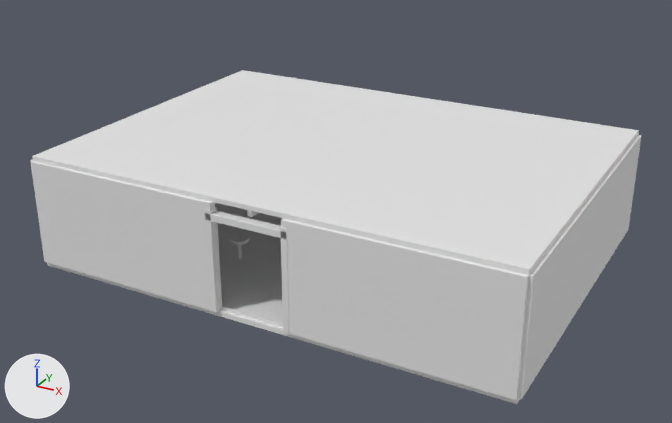
An edit to the Blender file ArtSource/Bar/Blender/Bar3D.blend, drawn before and after from the same camera.
Before and after are seen from a 50 mm camera at (18.5, -34.6, 18.9) aimed at (-0.2, -0.7, 1.9). The axes (+X, +Y, +Z) are drawn at lower left. The lights are the same throughout. The picture after the commit comes second.

Objects in the first picture: 'Ceiling', 'Entrance Left Post', 'Entrance Lintel', 'Entrance Right Post', 'Floor', 'Front Wall', 'Right Wall' and 4 more.
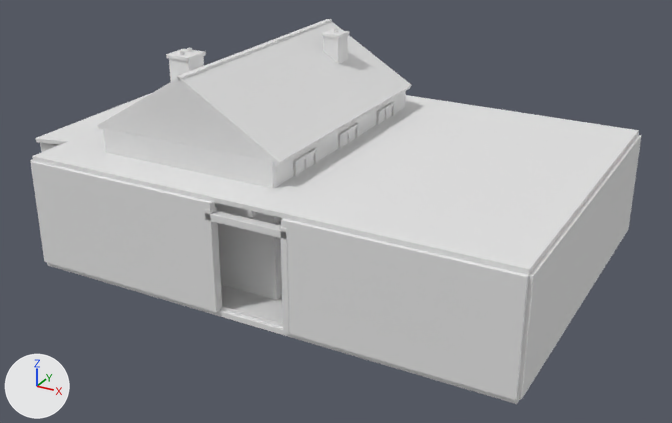
What differs and where, as boxes (x1, y1, x2, y2) in the pictures (672 x 423 px):
'Pub Slate Roof', added
    after: (36, 19, 412, 166)
'Pub Brick Shell', added
    after: (41, 81, 406, 300)
'Pub Brick Chimneys', added
    after: (166, 29, 349, 82)
'Pub Rendered Upper Storey', added
    after: (274, 91, 405, 225)
'Pub Upper Sash Frames', added
    after: (293, 102, 395, 177)
'Pub Upper Windows Warm', added (mostly hidden)
    after: (298, 107, 392, 174)
'Pub Gutters And Downpipes', added (mostly hidden)
    after: (40, 143, 281, 298)
'Pub Upper Window Dark', added (mostly hidden)
    after: (342, 129, 356, 146)
'Pub Chimney Pots', added
    after: (179, 28, 338, 55)

Diff of the bpy script that builds the scene:
```diff
--- a/ArtSource/Bar/Blender/Bar3D.blend.py
+++ b/ArtSource/Bar/Blender/Bar3D.blend.py
@@ ob_pub_gutters_and_downpipes @@
+ob_pub_gutters_and_downpipes = bpy.data.objects.new('Pub Gutters And Downpipes', me_pub_gutters_and_downpipes_mesh)  # 100 vertices, 60 faces; spans x -13.46..0.2, y -6.08..6.08, z 0.0..6.1; in mat_preview_bar_flat (white #e7e7e7)
+ob_pub_gutters_and_downpipes.parent = ob_root_barfacade3d
+ob_pub_gutters_and_downpipes.location = (0.0, 0.0, 0.0)
@@ ob_pub_upper_window_dark @@
+ob_pub_upper_window_dark = bpy.data.objects.new('Pub Upper Window Dark', me_pub_upper_window_dark_mesh)  # 16 vertices, 14 faces; spans x 0.0..0.05, y -0.71..0.71, z 3.79..5.51; in mat_preview_bar_flat (white #e7e7e7)
+ob_pub_upper_window_dark.parent = ob_root_barfacade3d
+ob_pub_upper_window_dark.location = (0.0, 0.0, 0.0)
@@ ob_pub_upper_windows_warm @@
+ob_pub_upper_windows_warm = bpy.data.objects.new('Pub Upper Windows Warm', me_pub_upper_windows_warm_mesh)  # 32 vertices, 28 faces; spans x 0.0..0.05, y -4.46..4.46, z 3.79..5.51; in mat_preview_bar_emissive (white #e7e7e7)
+ob_pub_upper_windows_warm.parent = ob_root_barfacade3d
+ob_pub_upper_windows_warm.location = (0.0, 0.0, 0.0)
@@ ob_pub_upper_sash_frames @@
+ob_pub_upper_sash_frames = bpy.data.objects.new('Pub Upper Sash Frames', me_pub_upper_sash_frames_mesh)  # 288 vertices, 252 faces; spans x -0.03..0.14, y -4.62..4.62, z 3.63..5.67; in mat_preview_bar_darkwood (white #e7e7e7)
+ob_pub_upper_sash_frames.parent = ob_root_barfacade3d
+ob_pub_upper_sash_frames.location = (0.0, 0.0, 0.0)
@@ ob_pub_chimney_pots @@
+ob_pub_chimney_pots = bpy.data.objects.new('Pub Chimney Pots', me_pub_chimney_pots_mesh)  # 60 vertices, 36 faces; spans x -5.83..-2.42, y -4.12..3.61, z 8.98..9.34; in mat_preview_bar_exteriorbrick (white #e7e7e7)
+ob_pub_chimney_pots.parent = ob_root_barfacade3d
+ob_pub_chimney_pots.location = (0.0, 0.0, 0.0)
@@ ob_pub_brick_chimneys @@
+ob_pub_brick_chimneys = bpy.data.objects.new('Pub Brick Chimneys', me_pub_brick_chimneys_mesh)  # 64 vertices, 56 faces; spans x -6.3..-2.05, y -4.35..4.04, z 7.54..9.19; in mat_preview_bar_exteriorbrick (white #e7e7e7)
+ob_pub_brick_chimneys.parent = ob_root_barfacade3d
+ob_pub_brick_chimneys.location = (0.0, 0.0, 0.0)
@@ ob_pub_slate_roof @@
+ob_pub_slate_roof = bpy.data.objects.new('Pub Slate Roof', me_pub_slate_roof_mesh)  # 64 vertices, 56 faces; spans x -13.46..0.33, y -6.12..6.12, z 4.42..8.92; in mat_preview_bar_cityroof (white #e7e7e7)
+ob_pub_slate_roof.parent = ob_root_barfacade3d
+ob_pub_slate_roof.location = (0.0, 0.0, 0.0)
@@ ob_pub_rendered_upper_storey @@
+ob_pub_rendered_upper_storey = bpy.data.objects.new('Pub Rendered Upper Storey', me_pub_rendered_upper_storey_mesh)  # 96 vertices, 84 faces; spans x -0.26..0.02, y -6.0..6.0, z 3.28..6.12; in mat_preview_bar_exteriorplaster (white #e7e7e7)
+ob_pub_rendered_upper_storey.parent = ob_root_barfacade3d
+ob_pub_rendered_upper_storey.location = (0.0, 0.0, 0.0)
@@ ob_pub_brick_shell @@
+ob_pub_brick_shell = bpy.data.objects.new('Pub Brick Shell', me_pub_brick_shell_mesh)  # 108 vertices, 94 faces; spans x -13.34..0.03, y -6.13..6.13, z 0.0..8.78; in mat_preview_bar_exteriorbrick (white #e7e7e7)
+ob_pub_brick_shell.parent = ob_root_barfacade3d
+ob_pub_brick_shell.location = (0.0, 0.0, 0.0)
```
